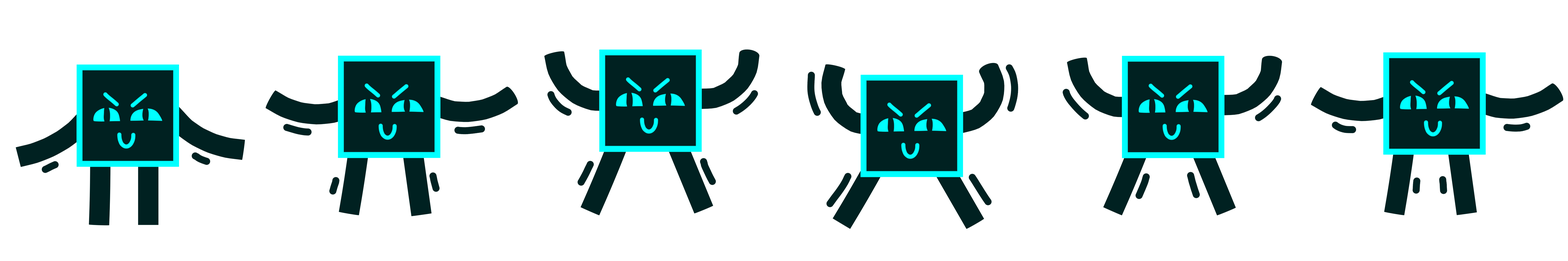
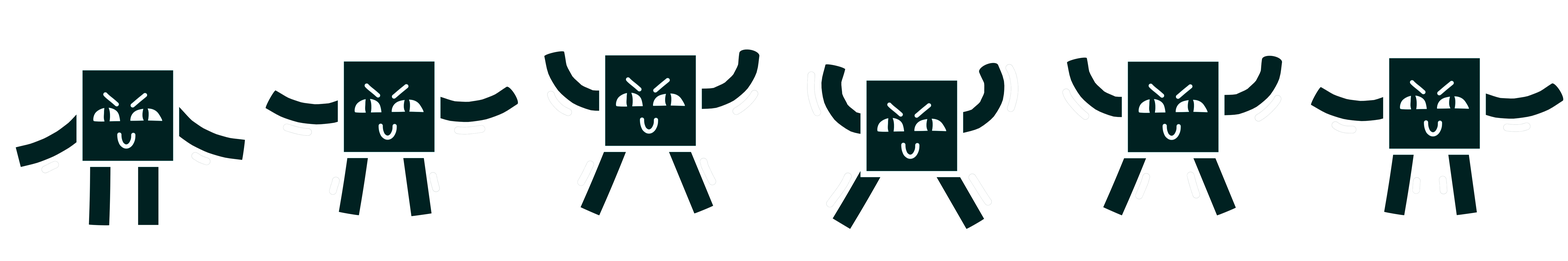
Two versions of the same layered image (1568x261). Layer-by-layer changes:
added layer "Layer 1 copy" above "Layer 1" over [41, 49, 1531, 208]
hid "Layer 1" over [41, 63, 1531, 208]
hid "Cuby_raw_frames0075" over [1331, 52, 1531, 195]
hid "Cuby_raw_frames0060" over [1066, 55, 1282, 200]
hid "Cuby_raw_frames0045" over [826, 74, 992, 208]
hid "Cuby_raw_frames0030" over [547, 49, 759, 187]
hid "Cuby_raw_frames0029" over [283, 55, 486, 196]
hid "Cuby_raw_frames0001" over [41, 64, 211, 174]